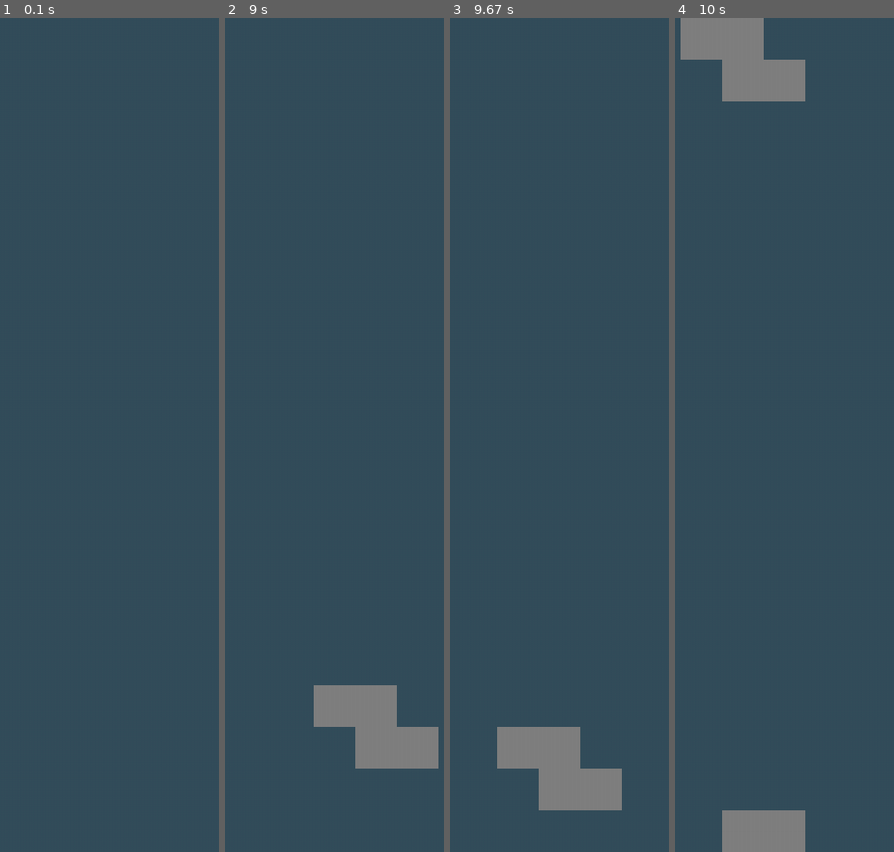
Above: before the commit, frames 1-4 (left to right).
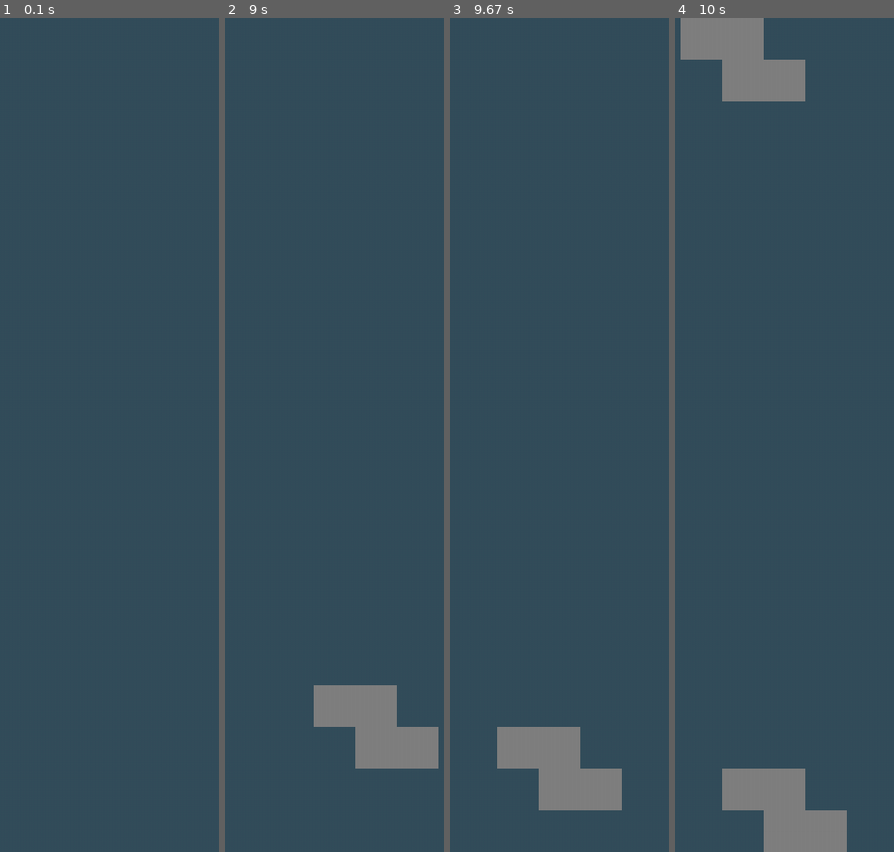
Above: after the commit, the same moments.

Repository: coolryan/TetrisGameWithPygame
Game: pygame game, started from src/main.py
Two runs of this game, one before a commit and one after it. Both use one fixed random seed, a clock stepped at 60 frames per second and the inputs below.
Inputs:
- Up to frame 1 (0.1 s): no input
- Up to frame 2 (9 s): hold Right 0.33-0.8 s; hold Right 0.83-1.3 s; hold Left 1.33-1.87 s; hold Down 1.9-2.2 s; hold Left 2.23-2.63 s; hold Right 2.67-3.3 s; hold Down 3.33-3.7 s; hold Left 3.73-4.2 s; hold Right 4.23-4.7 s; hold Right 4.73-5.2 s; hold Left 5.23-5.77 s; hold Down 5.8-6.1 s; hold Left 6.13-6.53 s; hold Right 6.57-7.2 s; hold Down 7.23-7.6 s; hold Left 7.63-8.1 s; hold Right 8.13-8.6 s; hold Right from 8.63 s (still down)
- Up to frame 3 (9.67 s): release Right at 9.1 s; hold Left from 9.13 s (still down)
- Up to frame 4 (10 s): release Left at 9.67 s; hold Down from 9.7 s (still down)

Frames 1-3 are identical in both runs. In frame 4, 3.8% of the frame differs, in the area x 21-79%, y 90-100%.

Commit message:
Collision detection. Currently only used on the down method

Diff:
--- a/src/Models/Tetris.py
+++ b/src/Models/Tetris.py
@@ -117,17 +117,22 @@
     def move(self):
         for fig in self.figures:
             if fig.state == "start":
-                moveAmount = self.speed if (self.height - fig.getBottom()) >= self.speed else (self.height - fig.getBottom())
-                fig.setY(fig.y+moveAmount)
+                spaceLeft = self.height - fig.getBottom() - 1
+                enoughSpace = self.speed < spaceLeft
+                moveAmount = self.speed if enoughSpace else spaceLeft
+                if self.willCollide(fig=fig, dx=0, dy=moveAmount):
+                    fig.state = "stop"
+                else:
+                    fig.setY(fig.y+moveAmount)
 
-            if fig.getBottom() >= self.height:
+            if fig.getBottom() >= self.height -1:
                 fig.state = "stop"
 
     # leftMove method
     def leftMove(self):
         for fig in self.figures:
             if fig.isActive and fig.getLeft() >= 0:
-                moveAmount = 1 if fig.getLeft() >= 0 else fig.getLeft()
+                moveAmount = 1 if fig.getLeft() > 0 else fig.getLeft()
                 fig.setX(fig.x-moveAmount)
 
     # x:160 FigWidth: 60 ScreenWidth: 1000 Move: 840
@@ -135,20 +140,36 @@
     def rightMove(self):
         for fig in self.figures:
             if fig.isActive and fig.getRight() <= self.width:
-                moveAmount = 1 if (self.width - fig.getRight()) >= 1 else 0
+                moveAmount = 1 if (self.width - fig.getRight()) > 1 else 0
                 fig.setX(fig.x+moveAmount)
 
     # downMove method
     def downMove(self):
         for fig in self.figures:
             if fig.isActive and fig.getBottom() <= self.height:
-                spaceLeft = self.height - fig.getBottom()
-                enoughSpace = self.speed <= spaceLeft
+                spaceLeft = self.height - fig.getBottom() - 1
+                enoughSpace = self.speed < spaceLeft
                 moveAmount = self.speed if enoughSpace else spaceLeft
                 fig.setY(fig.y+moveAmount)
 
-            if fig.getBottom() >= self.height:
+            if fig.getBottom() >= self.height -1:
                 fig.state = "stop"
+
+    def willCollide(self, fig, dx, dy):
+        """
+            Check the new coordinates of the figure, and see if anything other than itself is on the grid at those locations
+        """
+        # Calculate the new coordinates (without actually changing them in the figure)
+        newCoordList = [(coord[0]+dx, coord[1]+dy) for coord in fig.coordList]
+        # Make sure none of the new coordinates already have shapes in them
+        for coord in newCoordList:
+            x = coord[0]
+            y = coord[1]
+            shapeAtCoord = self.grid[y][x] is not None
+            thisFigAtCoord = self.grid[y][x] is fig
+            if shapeAtCoord and not thisFigAtCoord:
+                return True
+        return False
 
     # rotate method
     def rotate(self):
